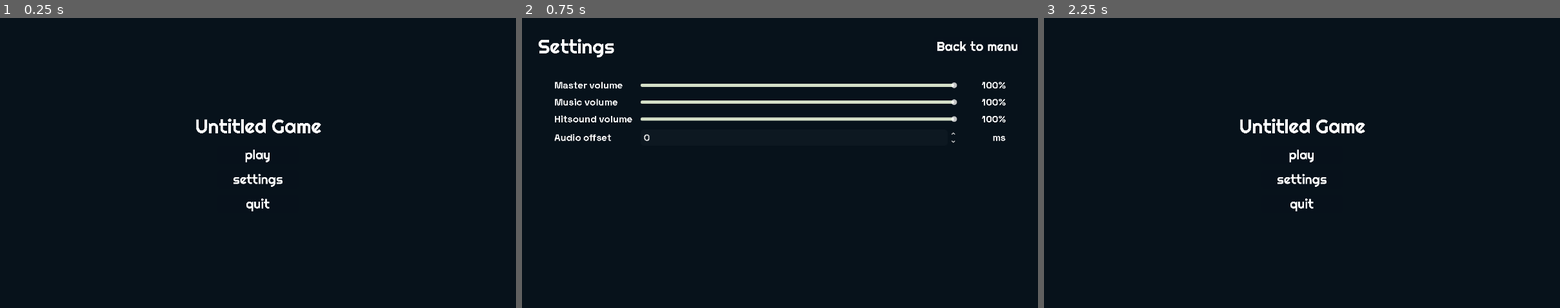
Above: before the commit, frames 1-3 (left to right).
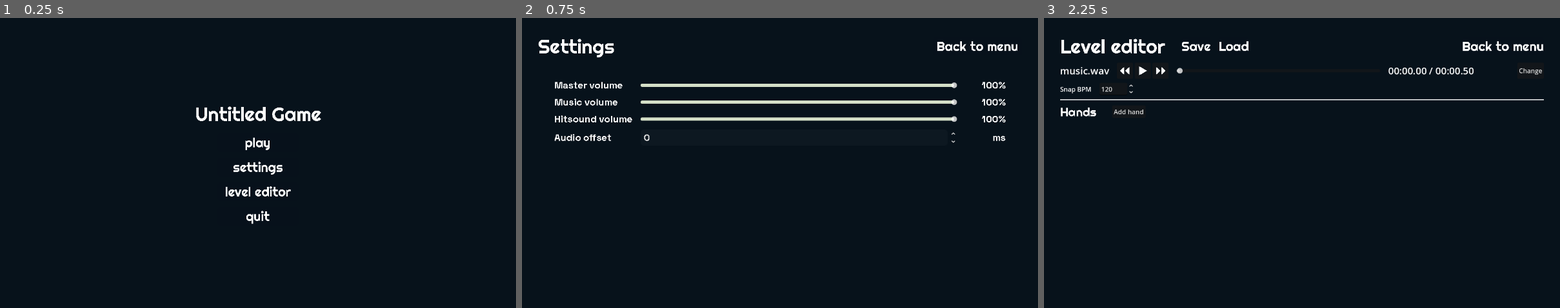
Above: after the commit, the same moments.

Repository: jollyroger182/clocked-in
Game: Godot game, scene res://scenes/menu/menu.tscn
The game is run twice, just before and just after one commit, with the same random seed, the same clock (stepped at 60 frames per second) and the same inputs. Sound files missing from this copy of the repository are replaced by a short silence.
Inputs (mouse positions are in pixels of both pictures, inside the frame that each line leads up to):
- Up to frame 1 (0.25 s): no input
- Up to frame 2 (0.75 s): click "settings" at 0.5 s
- Up to frame 3 (2.25 s): click "Back to menu" at 1.25 s; click (1302, 192) at 2 s, where only the run after the commit has a clickable "level editor"

The runs differ from the first frame. In frame 1, 2.0% of the frame differs, in the area x 38-63%, y 30-72%; in frame 2, nothing differs; in frame 3, 3.0%, in the area x 3-97%, y 7-67%.

Commit message:
work on level editor

Diff:
--- /dev/null
+++ b/autoloads/game_file.gd
@@ -0,0 +1,38 @@
+extends Node
+
+
+func load_level(path: String):
+	var reader = ZIPReader.new()
+	var err = reader.open(path)
+	if err != OK:
+		return err
+
+	var level = JSON.parse_string(reader.read_file("level.json").get_string_from_utf8())
+	var music_data = reader.read_file("level.wav")
+	var music_file = FileAccess.open("user://tmp.wav", FileAccess.WRITE)
+	music_file.store_buffer(music_data)
+	music_file.close()
+
+	GameState.level = level
+	GameState.music_path = "user://tmp.wav"
+
+	return OK
+
+
+func save_level(path: String):
+	var writer = ZIPPacker.new()
+	var err = writer.open(path)
+	if err != OK:
+		return err
+
+	writer.start_file("level.json")
+	writer.write_file(JSON.stringify(GameState.level).to_utf8_buffer())
+	writer.close_file()
+
+	writer.start_file("level.wav")
+	writer.write_file(FileAccess.get_file_as_bytes(GameState.music_path))
+	writer.close_file()
+
+	writer.close()
+
+	return OK
--- a/autoloads/scene_manager.gd
+++ b/autoloads/scene_manager.gd
@@ -3,7 +3,8 @@
 const SCENES = {
 	"game": "res://scenes/game/game.tscn",
 	"menu": "res://scenes/menu/menu.tscn",
-	"settings": "res://scenes/settings/settings.tscn"
+	"settings": "res://scenes/settings/settings.tscn",
+	"level_editor": "res://scenes/leveL_editor/level_editor.tscn"
 }
 
 
--- a/project.godot
+++ b/project.godot
@@ -21,6 +21,7 @@
 GameState="*res://autoloads/game_state.gd"
 Settings="*res://autoloads/settings.gd"
 Utils="*res://autoloads/utils.gd"
+GameFile="*res://autoloads/game_file.gd"
 
 [display]
 
@@ -28,6 +29,7 @@
 window/size/viewport_height=720
 window/size/mode=2
 window/stretch/mode="viewport"
+window/size/mode.editor=0
 
 [dotnet]
 
--- a/scenes/components/file_saver/file_saver.gd
+++ b/scenes/components/file_saver/file_saver.gd
@@ -1,4 +1,5 @@
 extends Control
+class_name FileSaver
 
 @onready var file_dialog = $Desktop
 @onready var block_layer = $Block
--- a/scenes/game/game.gd
+++ b/scenes/game/game.gd
@@ -72,7 +72,7 @@
 		$menus/summary.set_text(stats['percentage_overall'], stats['max_combo'], stats['combo'], stats['misses'])
 		$menus/summary.enter()
 	else:
-		var size = %fadeout.size.y
+		var size = get_viewport().get_visible_rect().size.y
 		%fadeout.size.y = 0
 		%fadeout.visible = true
 		var tween = create_tween()
--- a/scenes/leveL_editor/edit.gd
+++ b/scenes/leveL_editor/edit.gd
@@ -6,6 +6,7 @@
 @export var end_input: Range
 @export var bpm_input: Range
 @export var stride_input: Range
+@export var initial_input: Range
 
 @export var close_button: Button
 
@@ -27,6 +28,7 @@
 	end_input.value = hand["end_time"]
 	bpm_input.value = hand["bpm"]
 	stride_input.value = hand["stride"]
+	initial_input.value = hand["initial_offset"]
 	ignore_updates = false
 
 	show()
@@ -37,7 +39,8 @@
 		editing["start_time"] = start_input.value
 		editing["end_time"] = end_input.value
 		editing["bpm"] = bpm_input.value
-		editing["stride"] = stride_input.value
+		editing["stride"] = int(stride_input.value)
+		editing["initial_offset"] = int(initial_input.value)
 		updated.emit()
 
 
--- a/scenes/leveL_editor/editor_hand/editor_hand.gd
+++ b/scenes/leveL_editor/editor_hand/editor_hand.gd
@@ -6,6 +6,7 @@
 @export var end_time: float = 1.0
 @export var bpm: float = 120.0
 @export var stride: int = 5
+@export var initial_offset: int = 0
 
 @export var times_label: Label
 @export var info_label: Label
@@ -19,7 +20,7 @@
 
 func _ready() -> void:
 	times_label.text = Utils.format_timestamp(start_time) + " - " + Utils.format_timestamp(end_time)
-	info_label.text = str(roundf(bpm * 10) / 10) + " BPM, " + ("+" if stride > 0 else "") + str(stride) + " stride"
+	info_label.text = str(roundf(bpm * 10) / 10) + " BPM, " + ("+" if stride > 0 else "") + str(stride) + " stride, initial " + str(initial_offset)
 
 
 func set_highlight(highlight: bool):
--- a/scenes/leveL_editor/editor_hand/editor_hand.tscn
+++ b/scenes/leveL_editor/editor_hand/editor_hand.tscn
@@ -23,7 +23,7 @@
 
 [node name="Info" type="Label" parent="HBoxContainer/VBoxContainer"]
 layout_mode = 2
-text = "60 BPM, +5 stride"
+text = "60 BPM, +5 stride, initial 0"
 
 [node name="Control" type="Control" parent="HBoxContainer"]
 layout_mode = 2
--- a/scenes/leveL_editor/editor_hand/editor_hand_highlight.tres
+++ b/scenes/leveL_editor/editor_hand/editor_hand_highlight.tres
@@ -5,7 +5,12 @@
 content_margin_top = 10.0
 content_margin_right = 10.0
 content_margin_bottom = 10.0
-bg_color = Color(0.7372549, 0.7411765, 0.101960786, 0.4117647)
+bg_color = Color(0.050980393, 0.09411765, 0.12941177, 1)
+border_width_left = 2
+border_width_top = 2
+border_width_right = 2
+border_width_bottom = 2
+border_color = Color(0.5882353, 0.7529412, 0.7176471, 1)
 corner_radius_top_left = 8
 corner_radius_top_right = 8
 corner_radius_bottom_right = 8
--- a/scenes/leveL_editor/editor_hand/editor_hand_normal.tres
+++ b/scenes/leveL_editor/editor_hand/editor_hand_normal.tres
@@ -5,7 +5,7 @@
 content_margin_top = 10.0
 content_margin_right = 10.0
 content_margin_bottom = 10.0
-bg_color = Color(0.101960786, 0.101960786, 0.101960786, 0.4117647)
+bg_color = Color(0.050980393, 0.09411765, 0.12941177, 1)
 corner_radius_top_left = 8
 corner_radius_top_right = 8
 corner_radius_bottom_right = 8
--- a/scenes/leveL_editor/hands_handler.gd
+++ b/scenes/leveL_editor/hands_handler.gd
@@ -1,4 +1,5 @@
 extends Node
+class_name EditorHandsHandler
 
 @export var conductor: Conductor
 @export var bpm_input: Range
@@ -9,7 +10,10 @@
 const EditorHandScene = preload("res://scenes/leveL_editor/editor_hand/editor_hand.tscn")
 
 var hands := []
+var hand_map: Dictionary[int, EditorHand] = {}
 var hands_events := []
+var hands_event_index := 0
+var last_event_time := 1e9
 
 var next_id = 1
 
@@ -19,11 +23,37 @@
 	pass # TODO: get
 
 
+func _process(_delta: float) -> void:
+	var pos = conductor.playback_pos
+	if pos < last_event_time:
+		hands_event_index = 0
+		last_event_time = 0
+		for node in hand_map.values():
+			node.set_highlight(false)
+	while hands_event_index < hands_events.size() and hands_events[hands_event_index]["time"] <= pos:
+		var event = hands_events[hands_event_index]
+		match event["type"]:
+			"start":
+				var node = hand_map[event["hand_id"]]
+				if node:
+					node.set_highlight(true)
+			"end":
+				var node = hand_map[event["hand_id"]]
+				if node:
+					node.set_highlight(false)
+		hands_event_index += 1
+		last_event_time = event["time"]
+
+
 func update_children():
 	for child in container.get_children():
 		if child is EditorHand:
 			child.queue_free()
+	hand_map.clear()
+	hands_events.clear()
+
 	hands.sort_custom(_compare_hands)
+
 	for hand in hands:
 		var child = EditorHandScene.instantiate()
 		child.id = hand["id"]
@@ -34,12 +64,31 @@
 		child.edit.connect(_on_edit_hand)
 		child.delete.connect(_on_delete_hand)
 		container.add_child(child)
+		hand_map[hand["id"]] = child
+		hands_events.append({ "type": "start", "hand_id": hand["id"], "time": hand["start_time"] })
+		hands_events.append({ "type": "end", "hand_id": hand["id"], "time": hand["end_time"] })
+		var beat = 0
+		var time = hand["start_time"] + 60.0/hand["bpm"]
+		while time < hand["end_time"]:
+			hands_events.append({ "type": "tick", "hand_id": hand["id"], "time": time })
+			beat += 1
+			time = hand["start_time"] + beat*60.0/hand["bpm"]
+	hands_events.sort_custom(func(a, b): return a["time"] < b["time"])
+
+	last_event_time = 1e9
 
 
 func _on_add_hand_pressed() -> void:
 	var start = _snap_time()
 	var end = start + 240.0 / bpm_input.value
-	var hand = { "id": next_id, "start_time": start, "end_time": end, "bpm": bpm_input.value, "stride": 5 }
+	var hand = {
+		"id": next_id,
+		"start_time": start,
+		"end_time": end,
+		"bpm": bpm_input.value,
+		"stride": 5,
+		"initial_offset": 0
+	}
 	hands.append(hand)
 	update_children()
 	next_id += 1
--- a/scenes/leveL_editor/level_editor.gd
+++ b/scenes/leveL_editor/level_editor.gd
@@ -17,3 +17,7 @@
 func _on_music_picker_selected(path: String) -> void:
 	GameState.music_path = path
 	get_tree().reload_current_scene()
+
+
+func _on_back_pressed() -> void:
+	SceneManager.change_scene("menu")
--- a/scenes/leveL_editor/level_editor.tscn
+++ b/scenes/leveL_editor/level_editor.tscn
@@ -7,7 +7,10 @@
 [ext_resource type="Script" uid="uid://cr76davmx3pqj" path="res://scenes/leveL_editor/hands_handler.gd" id="4_qcvlc"]
 [ext_resource type="PackedScene" uid="uid://dweiuwu61lyfe" path="res://scenes/components/file_picker/file_picker.tscn" id="4_tt74g"]
 [ext_resource type="Texture2D" uid="uid://2novltl7k450" path="res://assets/images/icon_backward.png" id="5_4lwdp"]
+[ext_resource type="Script" uid="uid://dhnu87p33tnyw" path="res://scenes/leveL_editor/serializer.gd" id="5_e2nhn"]
+[ext_resource type="Theme" uid="uid://b1ma6lppmv7qs" path="res://assets/resources/themes/good.tres" id="6_bp8el"]
 [ext_resource type="Texture2D" uid="uid://caredmgq7hhy4" path="res://assets/images/icon_play.png" id="6_tt74g"]
+[ext_resource type="PackedScene" uid="uid://c1ieaag3h73tg" path="res://scenes/components/file_saver/file_saver.tscn" id="7_d1u2b"]
 [ext_resource type="Texture2D" uid="uid://bec0qxneg27f6" path="res://assets/images/icon_forward.png" id="7_u3cbq"]
 [ext_resource type="Script" uid="uid://c2xmsppaarupu" path="res://scenes/leveL_editor/edit.gd" id="10_qcvlc"]
 
@@ -58,7 +61,15 @@
 edit_handler = NodePath("../Edit")
 container = NodePath("../VBoxContainer/ScrollContainer/MarginContainer/Contents")
 
+[node name="Serializer" type="Node" parent="." node_paths=PackedStringArray("hands", "level_saver")]
+script = ExtResource("5_e2nhn")
+hands = NodePath("../HandsHandler")
+level_saver = NodePath("../LevelSaver")
+
 [node name="MusicPicker" parent="." instance=ExtResource("4_tt74g")]
+
+[node name="LevelSaver" parent="." instance=ExtResource("7_d1u2b")]
+layout_mode = 1
 
 [node name="VBoxContainer" type="VBoxContainer" parent="."]
 layout_mode = 1
@@ -88,11 +99,38 @@
 size_flags_vertical = 3
 theme_override_constants/separation = 10
 
-[node name="Label" type="Label" parent="VBoxContainer/ScrollContainer/MarginContainer/Contents"]
+[node name="HBoxContainer4" type="HBoxContainer" parent="VBoxContainer/ScrollContainer/MarginContainer/Contents"]
+layout_mode = 2
+theme = ExtResource("6_bp8el")
+theme_override_constants/separation = 40
+
+[node name="Label" type="Label" parent="VBoxContainer/ScrollContainer/MarginContainer/Contents/HBoxContainer4"]
 layout_mode = 2
 text = "Level editor"
 label_settings = SubResource("LabelSettings_q16wl")
 
+[node name="HBoxContainer" type="HBoxContainer" parent="VBoxContainer/ScrollContainer/MarginContainer/Contents/HBoxContainer4"]
+layout_mode = 2
+size_flags_vertical = 4
+theme_override_constants/separation = 20
+
+[node name="Save" type="Button" parent="VBoxContainer/ScrollContainer/MarginContainer/Contents/HBoxContainer4/HBoxContainer"]
+layout_mode = 2
+text = "Save"
+
+[node name="Load" type="Button" parent="VBoxContainer/ScrollContainer/MarginContainer/Contents/HBoxContainer4/HBoxContainer"]
+layout_mode = 2
+text = "Load"
+
+[node name="Control" type="Control" parent="VBoxContainer/ScrollContainer/MarginContainer/Contents/HBoxContainer4"]
+layout_mode = 2
+size_flags_horizontal = 3
+
+[node name="Back" type="Button" parent="VBoxContainer/ScrollContainer/MarginContainer/Contents/HBoxContainer4"]
+layout_mode = 2
+size_flags_vertical = 4
+text = "Back to menu"
+
 [node name="HBoxContainer" type="HBoxContainer" parent="VBoxContainer/ScrollContainer/MarginContainer/Contents"]
 layout_mode = 2
 theme_override_constants/separation = 20
@@ -164,7 +202,7 @@
 size_flags_vertical = 4
 text = "Add hand"
 
-[node name="Edit" type="CanvasLayer" parent="." node_paths=PackedStringArray("conductor", "start_input", "end_input", "bpm_input", "stride_input", "close_button")]
+[node name="Edit" type="CanvasLayer" parent="." node_paths=PackedStringArray("conductor", "start_input", "end_input", "bpm_input", "stride_input", "initial_input", "close_button")]
 visible = false
 script = ExtResource("10_qcvlc")
 conductor = NodePath("../Conductor")
@@ -172,6 +210,7 @@
 end_input = NodePath("Panel/VBoxContainer/GridContainer/End")
 bpm_input = NodePath("Panel/VBoxContainer/GridContainer/BPM")
 stride_input = NodePath("Panel/VBoxContainer/GridContainer/Stride")
+initial_input = NodePath("Panel/VBoxContainer/GridContainer/Initial")
 close_button = NodePath("Panel/VBoxContainer/HBoxContainer/Close")
 
 [node name="Panel" type="Panel" parent="Edit"]
@@ -252,6 +291,15 @@
 max_value = 59.0
 value = 5.0
 
+[node name="Label5" type="Label" parent="Edit/Panel/VBoxContainer/GridContainer"]
+layout_mode = 2
+text = "Initial"
+label_settings = SubResource("LabelSettings_e2nhn")
+
+[node name="Initial" type="SpinBox" parent="Edit/Panel/VBoxContainer/GridContainer"]
+layout_mode = 2
+max_value = 59.0
+
 [node name="HBoxContainer" type="HBoxContainer" parent="Edit/Panel/VBoxContainer"]
 layout_mode = 2
 alignment = 1
@@ -261,6 +309,8 @@
 text = "Close"
 
 [connection signal="selected" from="MusicPicker" to="." method="_on_music_picker_selected"]
+[connection signal="pressed" from="VBoxContainer/ScrollContainer/MarginContainer/Contents/HBoxContainer4/HBoxContainer/Save" to="Serializer" method="_on_save_pressed"]
+[connection signal="pressed" from="VBoxContainer/ScrollContainer/MarginContainer/Contents/HBoxContainer4/Back" to="." method="_on_back_pressed"]
 [connection signal="pressed" from="VBoxContainer/ScrollContainer/MarginContainer/Contents/HBoxContainer/HBoxContainer/Backward" to="MusicControl" method="_on_backward_pressed"]
 [connection signal="pressed" from="VBoxContainer/ScrollContainer/MarginContainer/Contents/HBoxContainer/HBoxContainer/PlayPuase" to="MusicControl" method="_on_play_puase_pressed"]
 [connection signal="pressed" from="VBoxContainer/ScrollContainer/MarginContainer/Contents/HBoxContainer/HBoxContainer/Forward" to="MusicControl" method="_on_forward_pressed"]
@@ -274,4 +324,5 @@
 [connection signal="value_changed" from="Edit/Panel/VBoxContainer/GridContainer/End" to="Edit" method="_on_edited"]
 [connection signal="value_changed" from="Edit/Panel/VBoxContainer/GridContainer/BPM" to="Edit" method="_on_edited"]
 [connection signal="value_changed" from="Edit/Panel/VBoxContainer/GridContainer/Stride" to="Edit" method="_on_edited"]
+[connection signal="value_changed" from="Edit/Panel/VBoxContainer/GridContainer/Initial" to="Edit" method="_on_edited"]
 [connection signal="pressed" from="Edit/Panel/VBoxContainer/HBoxContainer/Close" to="Edit" method="_on_close_pressed"]
--- /dev/null
+++ b/scenes/leveL_editor/serializer.gd
@@ -0,0 +1,58 @@
+extends Node
+
+@export var hands: EditorHandsHandler
+
+@export var level_saver: FileSaver
+
+
+func serialize():
+	var positions: Dictionary[int, int] = {}
+	var events = []
+	var notes = []
+
+	var hand_map = {}
+	for hand in hands.hands:
+		hand_map[hand["id"]] = hand
+
+	print(hands.hands_events)
+	for event in hands.hands_events:
+		match event["type"]:
+			"start":
+				var hand = hand_map[event["hand_id"]]
+				events.append({
+					"type": "spawn_hand",
+					"time": event["time"],
+					"id": event["hand_id"],
+					"bpm": hand["bpm"],
+					"stride": hand["stride"],
+					"initial_offset": hand["initial_offset"]
+				})
+				positions[event["hand_id"]] = int(hand["initial_offset"])
+			"end":
+				events.append({
+					"type": "remove_hand",
+					"time": event["time"],
+					"id": event["hand_id"]
+				})
+				positions.erase(event["hand_id"])
+			"tick":
+				var hand = hand_map[event["hand_id"]]
+				positions[hand["id"]] = ((int(positions[hand["id"]] + hand["stride"]) % 60) + 60) % 60
+				print("PP: ", positions)
+				for other in positions:
+					if other != hand["id"] and positions[other] == positions[hand["id"]]:
+						notes.append({ "id": notes.size()+1, "time": event["time"] })
+						break
+
+	return {
+		"title": "song",
+		"events": events,
+		"notes": notes
+	}
+
+
+func _on_save_pressed() -> void:
+	GameState.level = serialize()
+	GameFile.save_level("user://tmp.zip")
+	var data = FileAccess.get_file_as_bytes("user://tmp.zip")
+	level_saver.save(data, "level.zip", "application/zip", "Game file")
--- a/scenes/menu/menu.gd
+++ b/scenes/menu/menu.gd
@@ -38,3 +38,7 @@
 
 func _on_quit_pressed() -> void:
 	get_tree().quit()
+
+
+func _on_editor_pressed() -> void:
+	SceneManager.change_scene("level_editor")
--- a/scenes/menu/menu.tscn
+++ b/scenes/menu/menu.tscn
@@ -51,6 +51,11 @@
 text = "settings"
 script = ExtResource("4_037ec")
 
+[node name="Editor" type="Button" parent="VBoxContainer/Buttons"]
+layout_mode = 2
+text = "level editor"
+script = ExtResource("4_037ec")
+
 [node name="Quit" type="Button" parent="VBoxContainer/Buttons"]
 layout_mode = 2
 text = "quit"
@@ -61,6 +66,7 @@
 [connection signal="mouse_exited" from="VBoxContainer/Buttons/Play" to="VBoxContainer/Buttons/Play" method="_on_mouse_exited"]
 [connection signal="pressed" from="VBoxContainer/Buttons/Play" to="." method="_on_play_pressed"]
 [connection signal="pressed" from="VBoxContainer/Buttons/Settings" to="." method="_on_settings_pressed"]
+[connection signal="pressed" from="VBoxContainer/Buttons/Editor" to="." method="_on_editor_pressed"]
 [connection signal="button_down" from="VBoxContainer/Buttons/Quit" to="VBoxContainer/Buttons/Quit" method="_on_button_down"]
 [connection signal="mouse_entered" from="VBoxContainer/Buttons/Quit" to="VBoxContainer/Buttons/Quit" method="_on_mouse_entered"]
 [connection signal="mouse_exited" from="VBoxContainer/Buttons/Quit" to="VBoxContainer/Buttons/Quit" method="_on_mouse_exited"]
Not shown, added: autoloads/game_file.gd.uid
Not shown: 1 places in scenes/game/game.tscn that only renumber resources
Not shown: 1 places in scenes/leveL_editor/level_editor.tscn that only renumber resources
Not shown, added: scenes/leveL_editor/serializer.gd.uid
Not shown, added: .hmcl/logs/2026-02-01T15-53-05.log.xz
